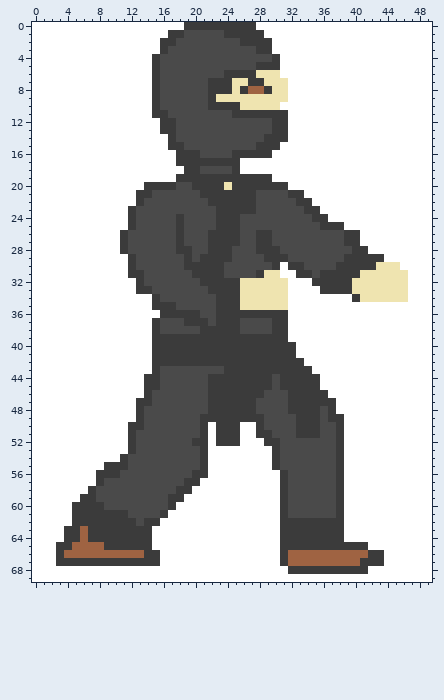
One commit to this sprite sheet: ninja.png. Above, as it was before the edit.
The file is 50x70 pixels. Colours within 5 levels of each other are drawn and written as one.
After the commit:
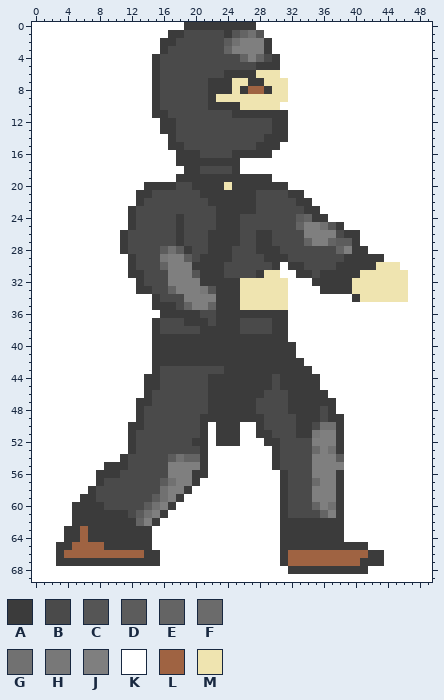
Palette (. is transparent): A #3b3b3b  B #4a4a4a  C #555555  D #5c5c5c  E #646464  F #6b6b6b  G #717171  H #787878  J #7f7f7f  K #ffffff  L #9f6342  M #efe4b0
Edits made:
Colour A gives way to colour B in row 50 at x 35.
Colour A gives way to colour C in row 1 at x 25 and 28; in row 25 at x 37; in row 31 at x 20; in row 33 at x 22.
Colour A gives way to colour D in row 27 at x 39; in row 28 at x 18; in row 29 at x 19; in row 54 at x 38.
Colour B gives way to colour D in row 2 at x 24; in row 24 at x 33; in row 27 at x 38; in row 28 at x 16; in row 54 at x 17; in row 57 at x 16.
Colour B gives way to colour D in row 59 at x 15; in row 60 at x 14; in row 61 at x 13.
Colour A gives way to colour E in row 1 at x 26.
Colour B gives way to colour E in row 3 at x 24; in row 4 at x 26 and 28; in row 24 at x 34; in row 25 at x 33; in row 27 at x 34 and 37; in row 28 at x 38.
Colour B gives way to colour E in row 30 at x 16; in row 33 at x 17; in row 35 at x 19 and 22; in row 54 at x 19 to 20; in row 60 at x 35; in row 61 at x 36.
Colour B gives way to colour E in row 62 at x 13.
Colour B gives way to colour F in row 53 at x 35; in row 57 at x 35.
Colour A gives way to colour G in row 1 at x 27; in row 25 at x 36.
Colour B gives way to colour G in row 2 at x 25; in row 28 at x 17; in row 50 at x 36 to 37; in row 53 at x 37; in row 54 at x 18; in row 57 at x 17.
Colour B gives way to colour G in rows 58 to 59 at x 16; in row 60 at x 15 and 37; in row 61 at x 14.
Colour A gives way to colour H in row 51 at x 35.
Colour B gives way to colour H in row 29 at x 16; in row 33 at x 21.
Colour A gives way to colour J in row 2 at x 26 to 28; in row 3 at x 28; in row 30 at x 19; in row 55 at x 38; in row 57 at x 19; in row 58 at x 18.
Colour A gives way to colour J in row 59 at x 17; in row 62 at x 14.
Colour B gives way to colour J in row 3 at x 25 to 27; in row 4 at x 27; in row 25 at x 34 to 35; in row 26 at x 34 to 37; in row 27 at x 35 to 36; in row 28 at x 39.
Colour B gives way to colour J in rows 29 to 30 at x 17 to 18; in row 31 at x 17 to 19; in row 32 at x 17 to 20; in row 33 at x 18 to 20; in row 34 at x 19 to 22; in row 35 at x 20 to 21.
Colour B gives way to colour J in row 51 at x 36 to 37; in row 52 at x 35 to 37; in row 53 at x 36; in row 54 at x 35 to 37; in row 55 at x 17 to 20 and 35 to 37; in row 56 at x 17 to 19 and 35 to 37.
Colour B gives way to colour J in row 57 at x 18 and 36 to 37; in row 58 at x 17 and 35 to 37; in row 59 at x 35 to 37; in row 60 at x 16 and 36; in row 61 at x 15 and 37.
Changed places in both pictures, as pixel boxes (x1, y1, x2, y2):
changed: (224, 30, 264, 62)
changed: (296, 214, 352, 254)
changed: (160, 246, 216, 310)
changed: (312, 422, 344, 518)
changed: (136, 454, 200, 526)
